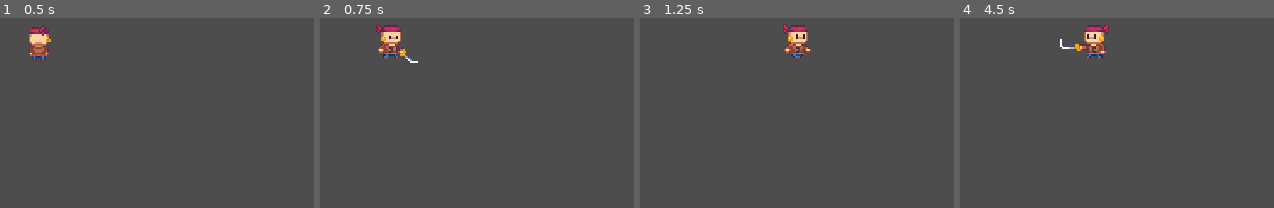
Above: before the commit, frames 1-4 (left to right).
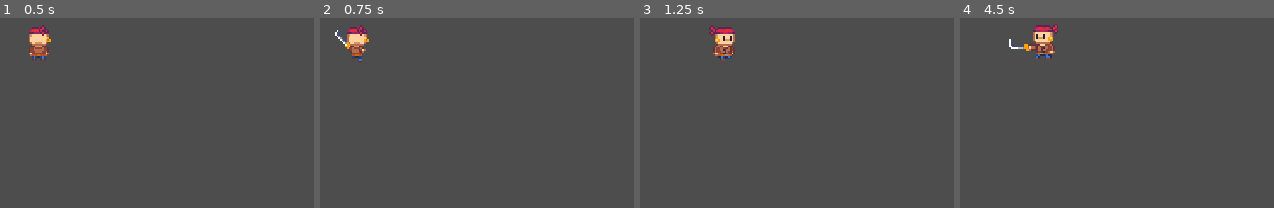
Above: after the commit, the same moments.

Repository: madsonmms/scoundlers-bay
Game: Godot game, scene res://Isle.tscn
Two runs of this game, one before a commit and one after it. Both use one fixed random seed, a clock stepped at 60 frames per second and the inputs below.
Inputs:
- Up to frame 1 (0.5 s): no input
- Up to frame 2 (0.75 s): tap Enter at 0.5 s; hold Right (right) from 0.53 s (still down); hold Z (z_button) from 0.53 s (still down)
- Up to frame 3 (1.25 s): keep holding Right (right); keep holding Z (z_button)
- Up to frame 4 (4.5 s): release Right (right) at 1.28 s; release Z (z_button) at 1.28 s; hold Down (down) 1.28-2.03 s; tap Z (z_button) at 1.35, 2.85, 4.35 s; hold Right (right) 2.03-2.78 s; hold Z (z_button) 2.03-2.78 s; hold Up (up) 2.78-3.53 s; hold Z (z_button) 3.53-4.28 s; hold Left (left) from 3.53 s (still down)

Frame 1 is identical in both runs. In frame 2, 2.3% of the frame differs, in the area x 4-32%, y 3-24%; in frame 3, 2.2%; in frame 4, 2.7%, in the area x 15-48%, y 3-22%.

Commit message:
Combo configured, just a few more refines needed

Diff:
--- a/Player/Player.tscn
+++ b/Player/Player.tscn
@@ -310,7 +310,6 @@
 
 [sub_resource type="Animation" id="Animation_yifbt"]
 length = 0.325
-loop_mode = 1
 tracks/0/type = "value"
 tracks/0/imported = false
 tracks/0/enabled = true
@@ -471,6 +470,28 @@
 blend_point_3/pos = Vector2(0, 1)
 blend_mode = 1
 
+[sub_resource type="AnimationNodeAnimation" id="AnimationNodeAnimation_p7tob"]
+animation = &"up_combo2"
+
+[sub_resource type="AnimationNodeAnimation" id="AnimationNodeAnimation_dm7nj"]
+animation = &"left_combo2"
+
+[sub_resource type="AnimationNodeAnimation" id="AnimationNodeAnimation_3mea3"]
+animation = &"down_combo2"
+
+[sub_resource type="AnimationNodeAnimation" id="AnimationNodeAnimation_7v5gs"]
+animation = &"right_combo2"
+
+[sub_resource type="AnimationNodeBlendSpace2D" id="AnimationNodeBlendSpace2D_s1rgi"]
+blend_point_0/node = SubResource("AnimationNodeAnimation_p7tob")
+blend_point_0/pos = Vector2(0, -1)
+blend_point_1/node = SubResource("AnimationNodeAnimation_dm7nj")
+blend_point_1/pos = Vector2(-1, 0)
+blend_point_2/node = SubResource("AnimationNodeAnimation_3mea3")
+blend_point_2/pos = Vector2(0, 1)
+blend_point_3/node = SubResource("AnimationNodeAnimation_7v5gs")
+blend_point_3/pos = Vector2(1, 0)
+
 [sub_resource type="AnimationNodeAnimation" id="AnimationNodeAnimation_8g4oa"]
 animation = &"idle_up"
 
@@ -533,6 +554,7 @@
 advance_expression = "attack_component.attacking"
 
 [sub_resource type="AnimationNodeStateMachineTransition" id="AnimationNodeStateMachineTransition_3mea3"]
+switch_mode = 2
 advance_mode = 2
 advance_expression = "!attack_component.attacking"
 
@@ -541,17 +563,41 @@
 advance_expression = "attack_component.attacking"
 
 [sub_resource type="AnimationNodeStateMachineTransition" id="AnimationNodeStateMachineTransition_8sa4y"]
+switch_mode = 2
+advance_mode = 2
+advance_expression = "!attack_component.attacking"
+
+[sub_resource type="AnimationNodeStateMachineTransition" id="AnimationNodeStateMachineTransition_j23h2"]
+switch_mode = 2
+advance_mode = 2
+advance_expression = "attack_component.current_combo_step == 2"
+
+[sub_resource type="AnimationNodeStateMachineTransition" id="AnimationNodeStateMachineTransition_0j2ni"]
+switch_mode = 2
+advance_mode = 2
+advance_expression = "attack_component.current_combo_step == 1"
+
+[sub_resource type="AnimationNodeStateMachineTransition" id="AnimationNodeStateMachineTransition_v0k0e"]
+switch_mode = 2
+advance_mode = 2
+advance_expression = "!attack_component.attacking"
+
+[sub_resource type="AnimationNodeStateMachineTransition" id="AnimationNodeStateMachineTransition_5wa8t"]
+switch_mode = 2
 advance_mode = 2
 advance_expression = "!attack_component.attacking"
 
 [sub_resource type="AnimationNodeStateMachine" id="AnimationNodeStateMachine_apopc"]
 states/Attack/node = SubResource("AnimationNodeBlendSpace2D_p7tob")
-states/Attack/position = Vector2(429, 202)
+states/Attack/position = Vector2(351, 202)
+states/Attack2/node = SubResource("AnimationNodeBlendSpace2D_s1rgi")
+states/Attack2/position = Vector2(516, 202)
 states/Idle/node = SubResource("AnimationNodeBlendSpace2D_tok1r")
 states/Idle/position = Vector2(351, 100)
+states/Start/position = Vector2(201, 100)
 states/Walk/node = SubResource("AnimationNodeBlendSpace2D_00tjw")
 states/Walk/position = Vector2(516, 100)
-transitions = ["Idle", "Walk", SubResource("AnimationNodeSta …(440 unchanged characters)… mationNodeStateMachineTransition_8sa4y")]
+transitions = ["Idle", "Walk", SubResource("AnimationNodeSta …(440 unchanged characters)… mationNodeStateMachineTransition_8sa4y"), "Attack", "Attack2", SubResource("AnimationNodeStateMachineTransition_j23h2"), "Attack2", "Attack", SubResource("AnimationNodeStateMachineTransition_0j2ni"), "Attack2", "Walk", SubResource("AnimationNodeStateMachineTransition_v0k0e"), "Attack2", "Idle", SubResource("AnimationNodeStateMachineTransition_5wa8t")]
 
 [node name="Player1" type="CharacterBody2D"]
 script = ExtResource("1_q3lat")
@@ -561,7 +607,7 @@
 texture = SubResource("PortableCompressedTexture2D_vlldt")
 hframes = 9
 vframes = 8
-frame = 32
+frame = 47
 metadata/_aseprite_wizard_interface_config_ = {
 "layer_section": true,
 "pending_changes": {}
@@ -593,7 +639,7 @@
 [node name="AttackComponent" parent="." instance=ExtResource("2_s1rgi")]
 
 [node name="Timer" type="Timer" parent="AttackComponent"]
-wait_time = 0.5
+wait_time = 0.4
 
 [node name="AnimationPlayer" type="AnimationPlayer" parent="."]
 libraries = {
@@ -605,6 +651,7 @@
 advance_expression_base_node = NodePath("..")
 anim_player = NodePath("../AnimationPlayer")
 parameters/Attack/blend_position = Vector2(-0.0820353, 0.59641254)
+parameters/Attack2/blend_position = Vector2(0, 0)
 parameters/Idle/blend_position = Vector2(-0.0010559559, 1.0089686)
 parameters/Walk/blend_position = Vector2(-0.0005276799, 0.9820628)
 
--- a/Player/player.gd
+++ b/Player/player.gd
@@ -11,9 +11,13 @@
 	#controla o movimento
 	input_dir = Input.get_vector("left","right","up","down")
 
-	velocity = input_dir * stats.move_speed
-	move_and_slide()
+	if attack_component.attacking != true:
+		velocity = input_dir * stats.move_speed
+		move_and_slide()
 
 func _unhandled_input(event: InputEvent) -> void:
 	if event.is_action_pressed("z_button"):
-		attack_component.attacking = true
+		if attack_component.attacking == true:
+			attack_component.try_next_combo()
+		else:
+			attack_component.attacking = true
--- a/Utilities/Components/attack_component.gd
+++ b/Utilities/Components/attack_component.gd
@@ -14,10 +14,25 @@
 func _ready() -> void:
 	combo_timer.timeout.connect(_on_combo_timeout)
 
-
 func start_attack() -> void:
+	current_combo_step = 1
 	combo_timer.start()
 
+func try_next_combo() -> bool:
+	if attacking and not combo_timer.is_stopped():
+		if current_combo_step == 1:
+			current_combo_step += 1
+		else:
+			current_combo_step -= 1
+
+		combo_timer.start()
+		Next_Combo.emit(current_combo_step)
+		print_debug("Próximo combo: ", current_combo_step)
+		return true
+	return false
+
 func _on_combo_timeout() -> void:
+	print_debug("finalizando ataque")
 	attacking = false
+	current_combo_step = 0
 	Combo_Finished.emit()
--- a/Utilities/Handlers/animation_handler.gd
+++ b/Utilities/Handlers/animation_handler.gd
@@ -9,13 +9,13 @@
 
 func _physics_process(_delta: float) -> void:
 
-	var attacking = player.attack_component.attacking
 	var idle = !player.velocity
 	if !idle:
 		last_facing_direction = player.velocity.normalized()
 
-	if attacking:
-		animation_tree.set("parameters/Attack/blend_position", last_facing_direction)
 
+	 # Apenas atualizar os parâmetros, o AnimationTree cuida das transições
 	animation_tree.set("parameters/Idle/blend_position", last_facing_direction)
 	animation_tree.set("parameters/Walk/blend_position", last_facing_direction)
+	animation_tree.set("parameters/Attack/blend_position", last_facing_direction)
+	animation_tree.set("parameters/Attack2/blend_position", last_facing_direction)
--- a/Utilities/StateMachine/States/attack.gd
+++ b/Utilities/StateMachine/States/attack.gd
@@ -9,8 +9,6 @@
 func Enter():
 	player.velocity = Vector2.ZERO
 
-	print_debug(animation_handler.last_facing_direction)
-
 	player.attack_component.start_attack()
 
 	var anim_length = animation_handler.animation_player.get_animation("left_combo1").length
@@ -19,10 +17,14 @@
 	if not player.attack_component.Combo_Finished.is_connected(_check_combo_status):
 		player.attack_component.Combo_Finished.connect(_check_combo_status)
 
+	pass
 
+func Update(_delta):
+	player.velocity = Vector2.ZERO
 	pass
 
 func Physics_Update(_delta):
+	player.velocity = Vector2.ZERO
 	pass
 
 func _check_combo_status() -> void:
@@ -31,8 +33,11 @@
 		AnimFinished.connect(_on_attack_finished, CONNECT_ONE_SHOT)
 		emit_signal("AnimFinished")
 
+	if player.attack_component.current_combo_step < 2:
+		player.attack_component.try_next_combo()
+		print_debug(player.attack_component.current_combo_step)
+
 func _on_attack_finished() -> void:
-
 
 	if player.velocity != Vector2.ZERO:
 		emit_signal("Transitioned", self, "WalkState")
Not shown: 1 places in Player/Player.tscn that only renumber resources
